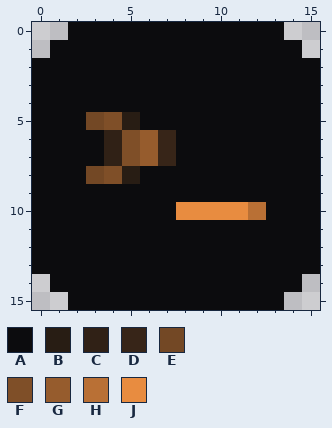
One commit to this pixel-art sprite: assets/img/favicons/favicon-16x16.png. The first picture shows the starting point.
The file is 16x16 pixels. Colours within 5 levels of each other are drawn and written as one.
Palette (. is transparent): A #0c0c0e  B #281d14  C #302116  D #372518  E #734825  F #7f4f28  G #965c2d  H #b97035  J #e88c40
Pixels before, first column x 0:
 0 ..AAAAAAAAAAAA..
 1 .AAAAAAAAAAAAAA.
 2 AAAAAAAAAAAAAAAA
 3 AAAAAAAAAAAAAAAA
 4 AAAAAAAAAAAAAAAA
 5 AAAEFBAAAAAAAAAA
 6 AAAACFGDAAAAAAAA
 7 AAAACFGDAAAAAAAA
 8 AAAEFBAAAAAAAAAA
 9 AAAAAAAAAAAAAAAA
10 AAAAAAAAJJJJHAAA
11 AAAAAAAAAAAAAAAA
12 AAAAAAAAAAAAAAAA
13 AAAAAAAAAAAAAAAA
14 .AAAAAAAAAAAAAA.
15 ..AAAAAAAAAAAA..
The same view after the edit:
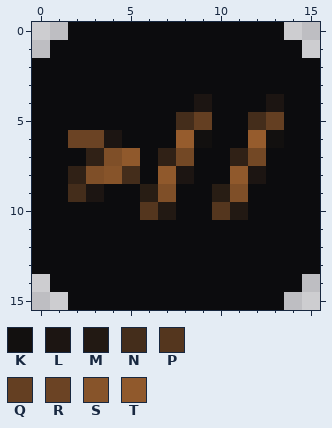
Colours new in this view: K #12100f  L #1c1512  M #221913  N #442d1b  P #54361e  Q #643f22  R #6b4324  S #87542a  T #90592c
Edits made:
{"y":4,"x":9,"old":"A","new":"L"}
{"y":4,"x":13,"old":"A","new":"L"}
{"y":5,"x":3,"old":"EFB","new":"AAA"}
{"y":5,"x":8,"old":"AA","new":"NQ"}
{"y":5,"x":12,"old":"AA","new":"NQ"}
{"y":6,"x":2,"old":"AACFGDAA","new":"RRLAAAGK"}
{"y":6,"x":12,"old":"AA","new":"GK"}
{"y":7,"x":3,"old":"ACFGDA","new":"CFTACE"}
{"y":7,"x":11,"old":"AA","new":"CE"}
{"y":8,"x":2,"old":"AEFB","new":"CFSN"}
{"y":8,"x":7,"old":"AA","new":"TL"}
{"y":8,"x":11,"old":"AA","new":"TL"}
{"y":9,"x":2,"old":"AA","new":"NL"}
{"y":9,"x":6,"old":"AA","new":"BF"}
{"y":9,"x":10,"old":"AA","new":"BF"}
{"y":10,"x":6,"old":"AAJJJJH","new":"PMAAPMA"}
{"label":"changed","picture_box":[68,94,284,220]}
